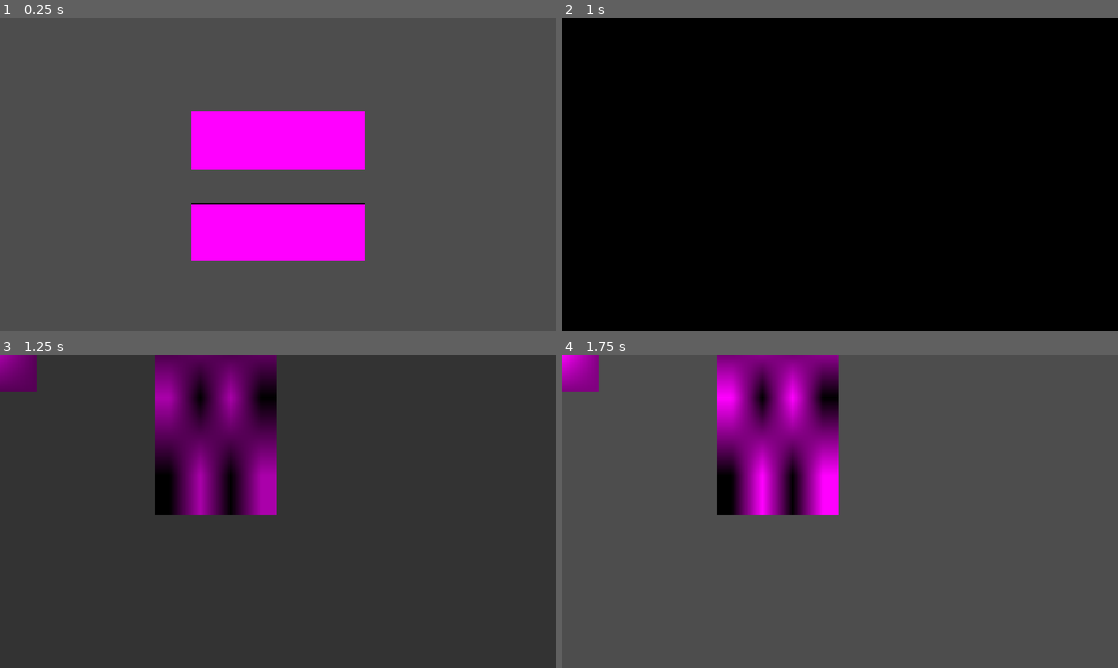
Above: before the commit, frames 1-4 (two rows, left to right).
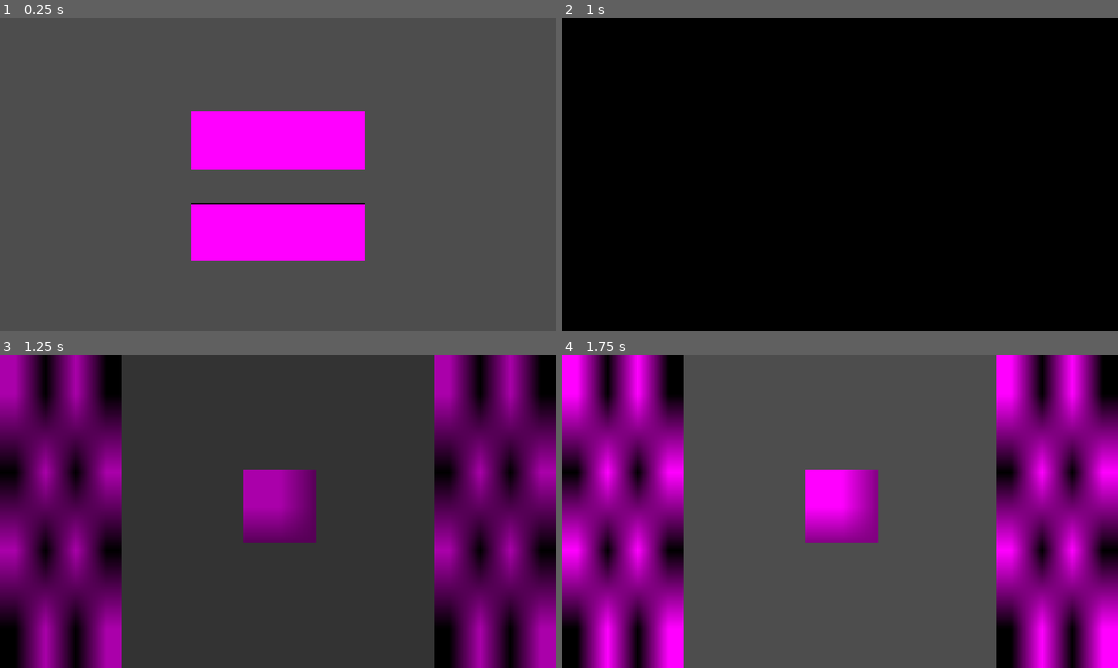
Above: after the commit, the same moments.

Repository: CookieFinder23/YGDA-Fall-Game-Jam-2026
Game: Godot game, scene res://ui/title_screen/title_screen.tscn
Two runs of this game, one before a commit and one after it. Both use one fixed random seed, a clock stepped at 60 frames per second and the inputs below. Sound files missing from this copy of the repository are replaced by a short silence.
Inputs (mouse positions are in pixels of both pictures, inside the frame that each line leads up to):
- Up to frame 1 (0.25 s): no input
- Up to frame 2 (1 s): click (840, 140) at 0.5 s
- Up to frame 3 (1.25 s): no input
- Up to frame 4 (1.75 s): hold W (up) from 1.28 s (still down)

Frames 1-2 are identical in both runs. In frame 3, 56% of the frame differs, in the area x 0-100%, y 0-100%; in frame 4, 56%.
Error before the commit: Attempt to call function 'find_child' in base 'null instance' on a null instance. (res://level/world.gd:48)

Commit message:
no more orbiting hud

Diff:
--- a/fall-game-jam-2026/level/world.gd
+++ b/fall-game-jam-2026/level/world.gd
@@ -18,7 +18,7 @@
 		orb.ring_pos = randf_range(0, 2 * PI)
 		if randi_range(0, 1):
 			fodder.find_child("BaseEnemy").direction *= -1
-		add_child(fodder)
+		$Orbiting.add_child(fodder)
 
 func clean_recent_collisions() -> void:
 	var to_remove: Array[int] = []
@@ -34,14 +34,14 @@
 
 func _physics_process(_delta: float) -> void:
 	clean_recent_collisions()
-	for child in get_children():
+	for child in $Orbiting.get_children():
 		position_orbiting_object(child)
-	if $Player/Hitbox.has_overlapping_areas():
-		var base_enemy: Node = $Player/Hitbox.get_overlapping_areas()[0].get_parent()
-		bounce($Player, base_enemy, 2)
+	if $Orbiting/Player/Hitbox.has_overlapping_areas():
+		var base_enemy: Node = $Orbiting/Player/Hitbox.get_overlapping_areas()[0].get_parent()
+		bounce($Orbiting/Player, base_enemy, 2)
 
 	# handle collisions between two enemies
-	for child in get_children():
+	for child in $Orbiting.get_children():
 		if is_instance_of(child, Player):
 			continue
 		var base_enemy = child.find_child("BaseEnemy")
--- a/fall-game-jam-2026/level/world.tscn
+++ b/fall-game-jam-2026/level/world.tscn
@@ -7,6 +7,8 @@
 [node name="World" type="Node2D" unique_id=267205359]
 script = ExtResource("1_sw3g3")
 
-[node name="Player" parent="." unique_id=520527748 instance=ExtResource("1_07nfa")]
+[node name="Orbiting" type="Node" parent="." unique_id=1580261663]
 
-[node name="hud" parent="." unique_id=1303472108 instance=ExtResource("3_tjjer")]
+[node name="Player" parent="Orbiting" unique_id=520527748 instance=ExtResource("1_07nfa")]
+
+[node name="HUD" parent="." unique_id=1303472108 instance=ExtResource("3_tjjer")]
--- a/fall-game-jam-2026/ui/hud/hud.tscn
+++ b/fall-game-jam-2026/ui/hud/hud.tscn
@@ -17,10 +17,6 @@
 anchors_preset = 15
 anchor_right = 1.0
 anchor_bottom = 1.0
-offset_left = -966.0
-offset_top = -527.0
-offset_right = -966.0
-offset_bottom = -527.0
 grow_horizontal = 2
 grow_vertical = 2
 script = ExtResource("1_xmswo")
